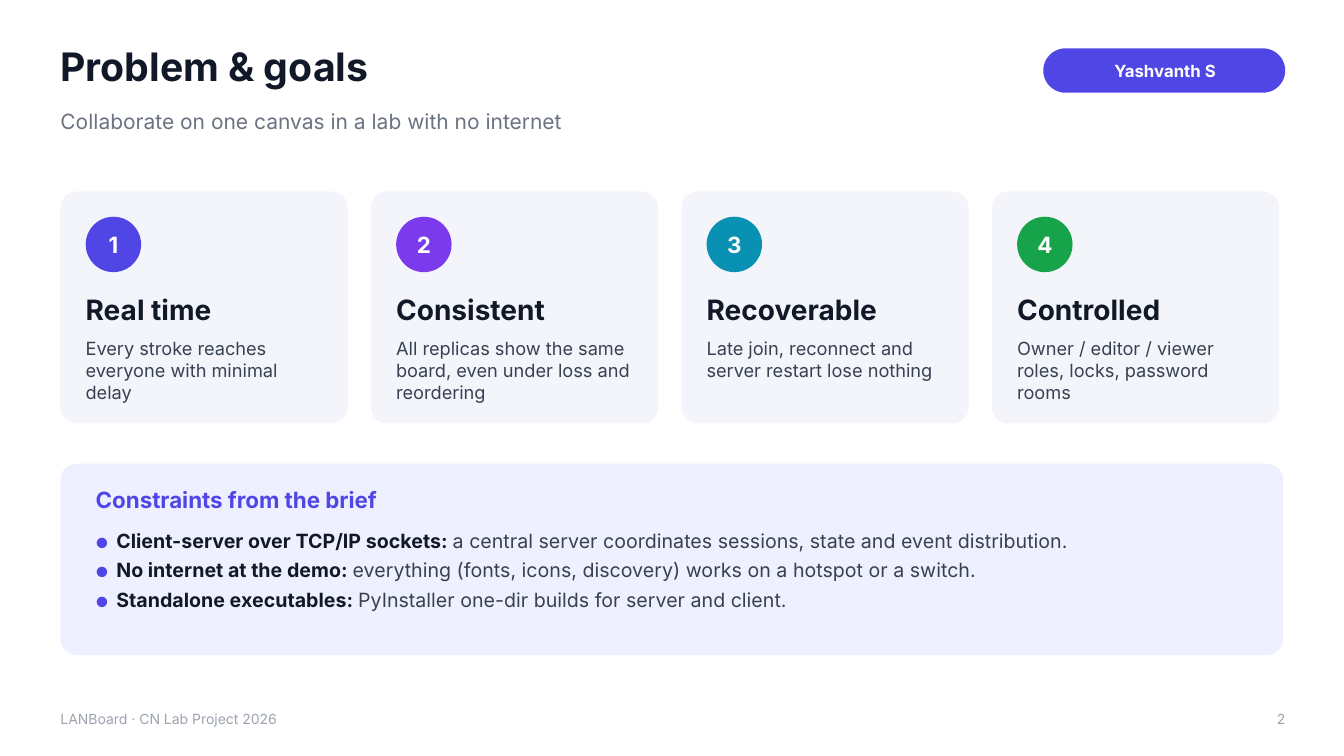
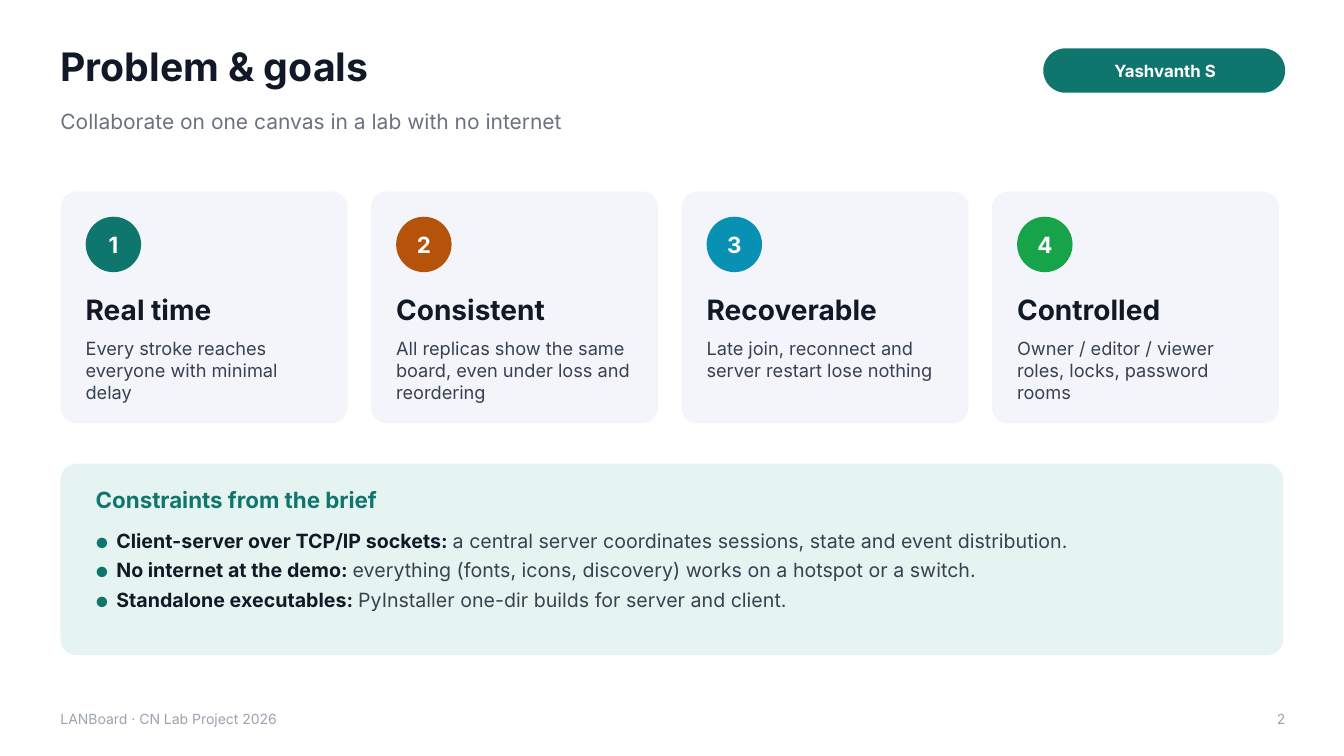
Before and after one commit to YashvanthSankar/cn-course-project, a slide deck: slide 2 of docs/LANBoard_Presentation.pptx. Drawn at 1344x756 pixels with LibreOffice and Linux fonts; fonts in the diff are those of the drawing. Boxes give left, top, right and bottom in pixels: in the first picture for what was removed or moved away, otherwise in the second. Text is boxed around its words. In the diff, an @@ line names an element or a change of style, - is before the commit and + after.

```diff
--- a/docs/LANBoard_Presentation.pptx
+++ b/docs/LANBoard_Presentation.pptx
@@ rounded rectangle "Yashvanth S" at [1044,48,1286,93]: fill #4F46E5 to #0F766E @@
@@ ellipse "1" at [86,217,141,272]: fill #4F46E5 to #0F766E @@
@@ ellipse "2" at [396,217,452,272]: fill #7C3AED to #B45309 @@
@@ rounded rectangle at [60,464,1284,655]: fill #EEF0FF to #E6F4F1 @@
@@ text "Constraints from the brief" at [96,491,376,509]: text colour #4F46E5 to #0F766E @@
@@ text "● Client-server over TCP/IP sockets: ..." at [116,533,1068,611]: text colour #4F46E5 to #0F766E in "●", "●", "●" @@
```
Also in this commit, not shown: 21 other slides changed, 39 other files.
